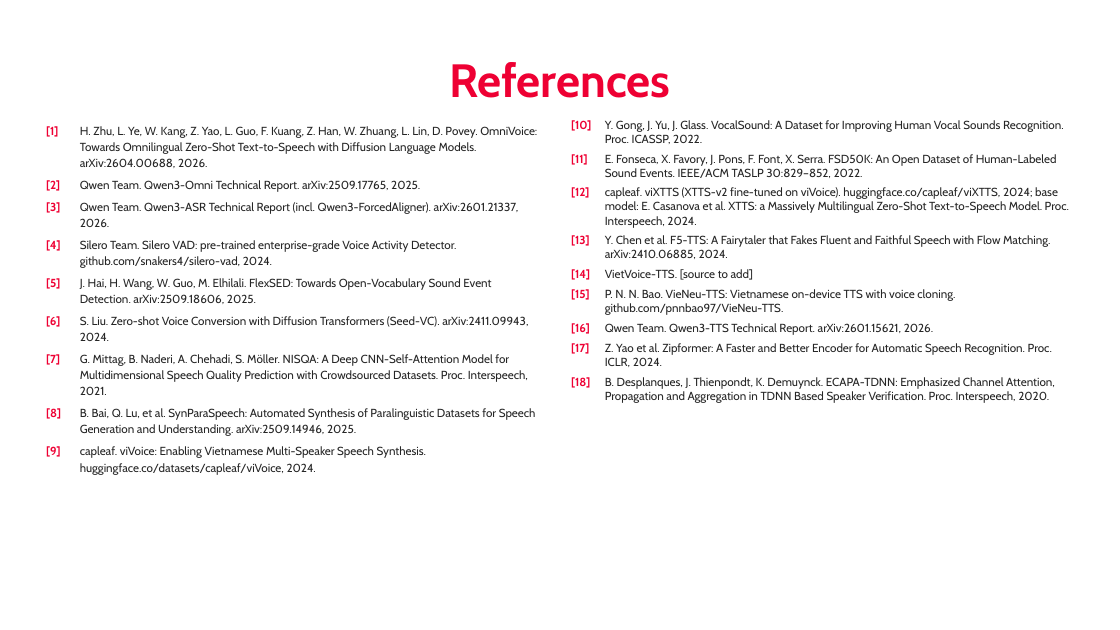
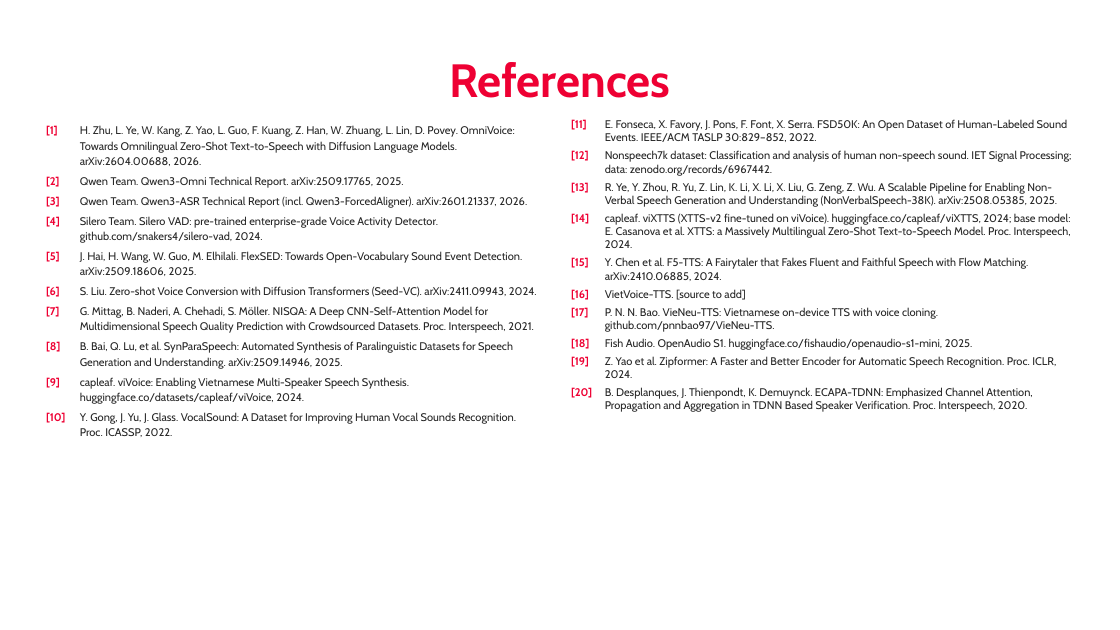
Before and after one commit to nhakanasi/VDT_GD2, a slide deck: slide 33 of Method.pptx. Drawn at 1120x630 pixels with LibreOffice and Linux fonts; fonts in the diff are those of the drawing; background and template pictures are left out. Boxes give left, top, right and bottom in pixels: in the first picture for what was removed or moved away, otherwise in the second. Text is boxed around its words. In the diff, an @@ line names an element or a change of style, - is before the commit and + after.

```diff
--- a/Method.pptx
+++ b/Method.pptx
@@ text at box(571, 119, 1068, 142): size 10 to 9.5 pt in "[11] E. Fonseca, X. Favory, J. Pons, ..."; less space between paragraphs @@
@@ text at box(46, 125, 537, 404): size 10 to 9.5 pt; less space between paragraphs @@
@@ text at box(571, 120, 1064, 144): paragraph removed @@
-[10] Y. Gong, J. Yu, J. Glass. VocalSound: A Dataset for Improving Human Vocal Sounds Recognition. Proc. ICASSP, 2022.
@@ text at box(571, 150, 1072, 412): text changed; size 10 to 9.5 pt @@
-[12] capleaf. viXTTS (XTTS-v2 fine-tuned on viVoice). huggingface.co/capleaf/viXTTS, 2024; base model: E. Casanova et al. XTTS: a Massively Multilingual Zero-Shot Text-to-Speech Model. Proc. Interspeech, 2024.
-[13] Y. Chen et al. F5-TTS: A Fairytaler that Fakes Fluent and Faithful Speech with Flow Matching. arXiv:2410.06885, 2024.
-[14] VietVoice-TTS. [source to add]
-[15] P. N. N. Bao. VieNeu-TTS: Vietnamese on-device TTS with voice cloning. github.com/pnnbao97/VieNeu-TTS.
-[16] Qwen Team. Qwen3-TTS Technical Report. arXiv:2601.15621, 2026.
-[17] Z. Yao et al. Zipformer: A Faster and Better Encoder for Automatic Speech Recognition. Proc. ICLR, 2024.
-[18] B. Desplanques, J. Thienpondt, K. Demuynck. ECAPA-TDNN: Emphasized Channel Attention, Propagation and Aggregation in TDNN Based Speaker Verification. Proc. Interspeech, 2020.
+[12] Nonspeech7k dataset: Classification and analysis of human non-speech sound. IET Signal Processing; data: zenodo.org/records/6967442.
+[13] R. Ye, Y. Zhou, R. Yu, Z. Lin, K. Li, X. Li, X. Liu, G. Zeng, Z. Wu. A Scalable Pipeline for Enabling Non-Verbal Speech Generation and Understanding (NonVerbalSpeech-38K). arXiv:2508.05385, 2025.
+[14] capleaf. viXTTS (XTTS-v2 fine-tuned on viVoice). huggingface.co/capleaf/viXTTS, 2024; base model: E. Casanova et al. XTTS: a Massively Multilingual Zero-Shot Text-to-Speech Model. Proc. Interspeech, 2024.
+[15] Y. Chen et al. F5-TTS: A Fairytaler that Fakes Fluent and Faithful Speech with Flow Matching. arXiv:2410.06885, 2024.
+[16] VietVoice-TTS. [source to add]
+[17] P. N. N. Bao. VieNeu-TTS: Vietnamese on-device TTS with voice cloning. github.com/pnnbao97/VieNeu-TTS.
+[18] Fish Audio. OpenAudio S1. huggingface.co/fishaudio/openaudio-s1-mini, 2025.
+[19] Z. Yao et al. Zipformer: A Faster and Better Encoder for Automatic Speech Recognition. Proc. ICLR, 2024.
+[20] B. Desplanques, J. Thienpondt, K. Demuynck. ECAPA-TDNN: Emphasized Channel Attention, Propagation and Aggregation in TDNN Based Speaker Verification. Proc. Interspeech, 2020.
@@ text at box(46, 412, 516, 437): paragraph added @@
+[10] Y. Gong, J. Yu, J. Glass. VocalSound: A Dataset for Improving Human Vocal Sounds Recognition. Proc. ICASSP, 2022.
```
Also in this commit, not shown: 23 other slides changed, 1 slide added, 1 slide removed, 8 other files.
